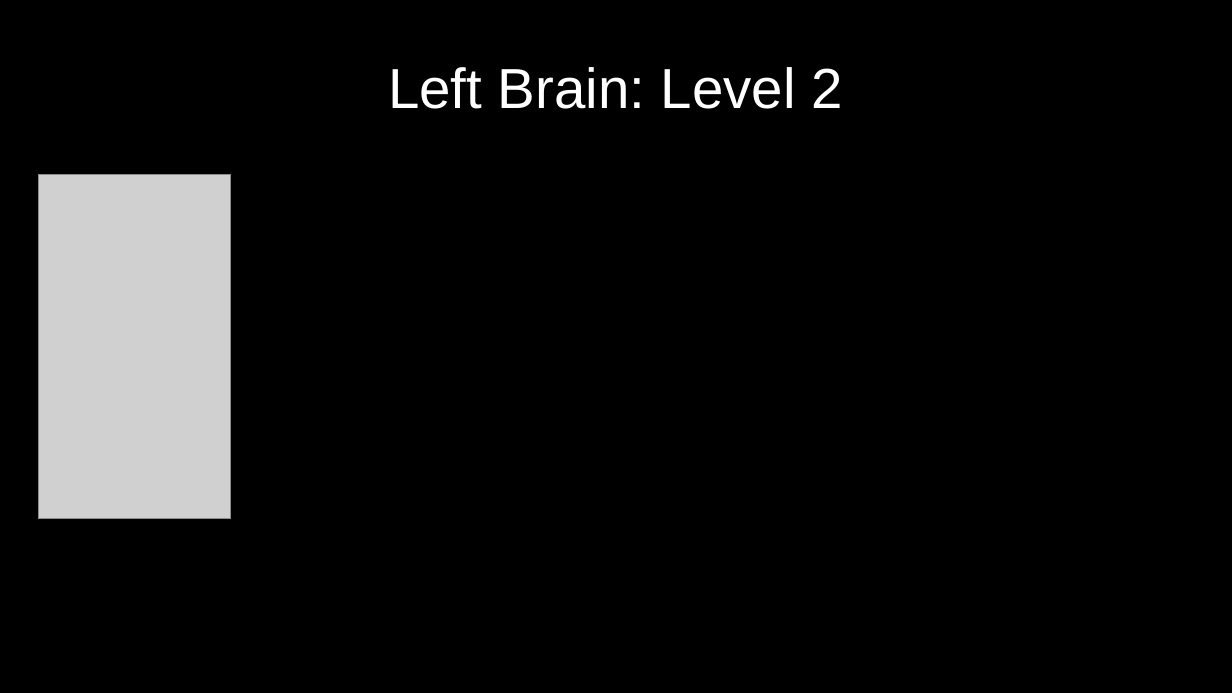
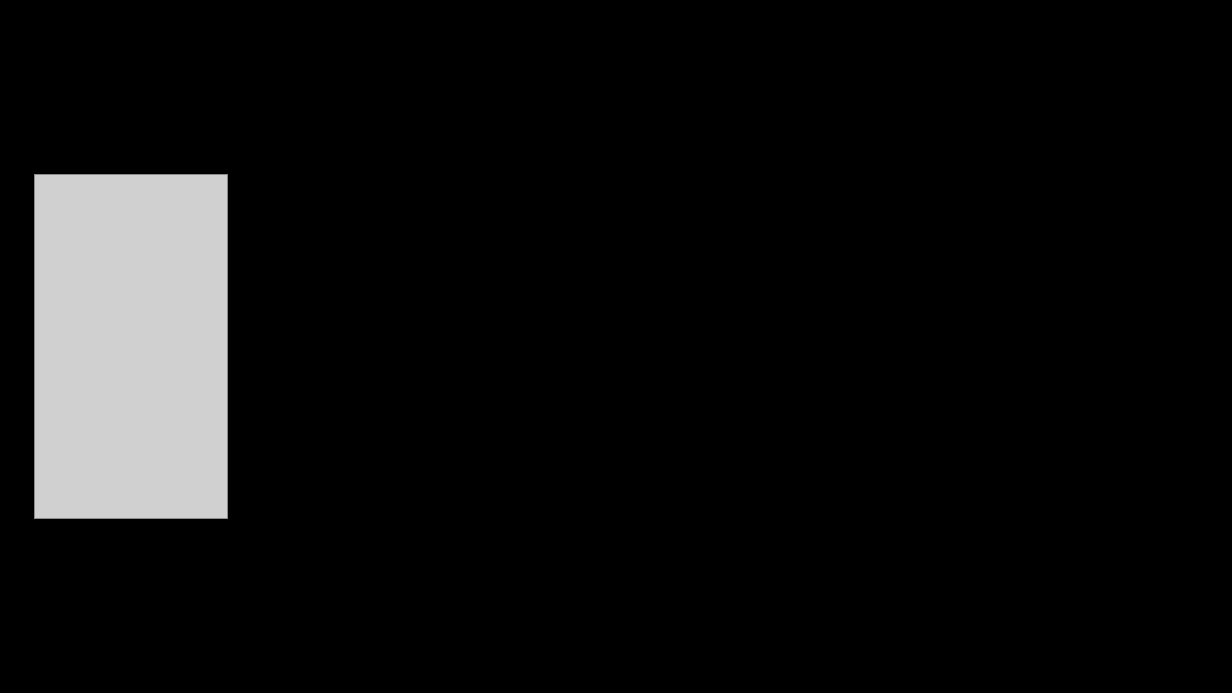
Before and after one commit to greydongilmore/clinical_dicom2bids_smk, a slide deck: slide 5 of resources/medtronic_sensight_reconstructions.pptx. Drawn at 1232x693 pixels with LibreOffice and Linux fonts; fonts in the diff are those of the drawing; grey boxes stand for pictures. Boxes give left, top, right and bottom in pixels: in the first picture for what was removed or moved away, otherwise in the second. Text is boxed around its words. In the diff, an @@ line names an element or a change of style, - is before the commit and + after.

```diff
--- a/resources/medtronic_sensight_reconstructions.pptx
+++ b/resources/medtronic_sensight_reconstructions.pptx
@@ title removed at [388, 67, 842, 109] @@
-Left Brain: Level 2
@@ picture: place and size @@
-picture at [38, 175, 231, 519]
+picture at [34, 175, 227, 519]
```
Also in this commit, not shown: 11 other slides changed, 3 other files.
